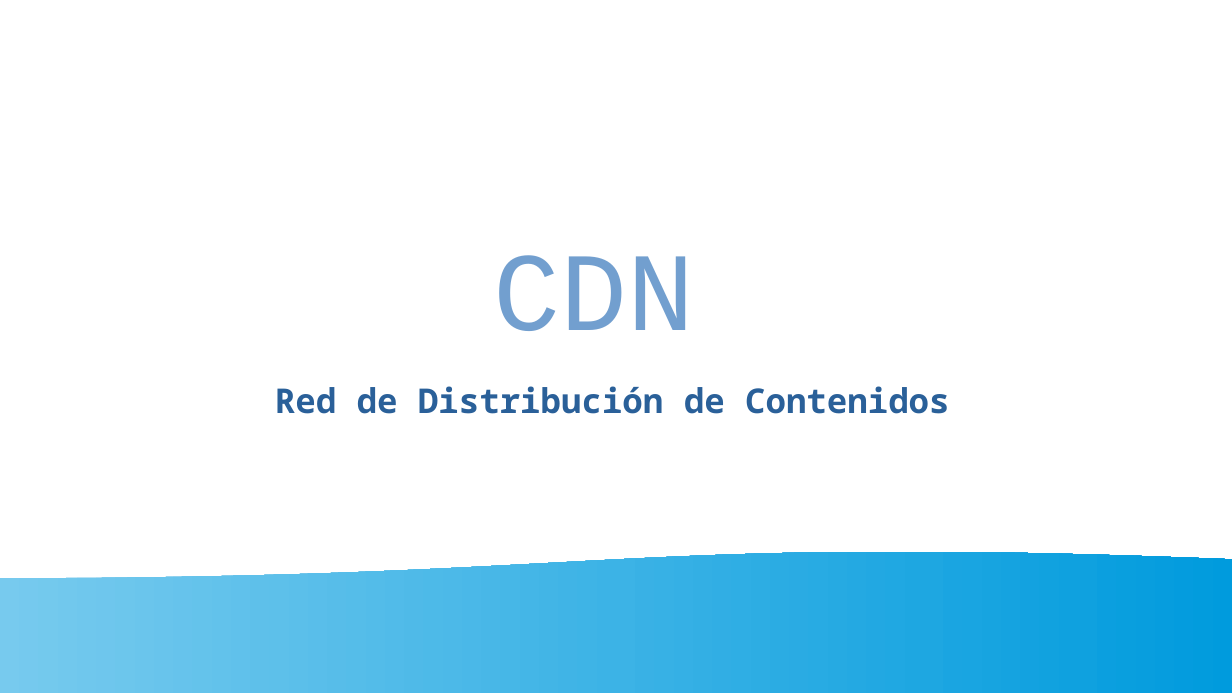
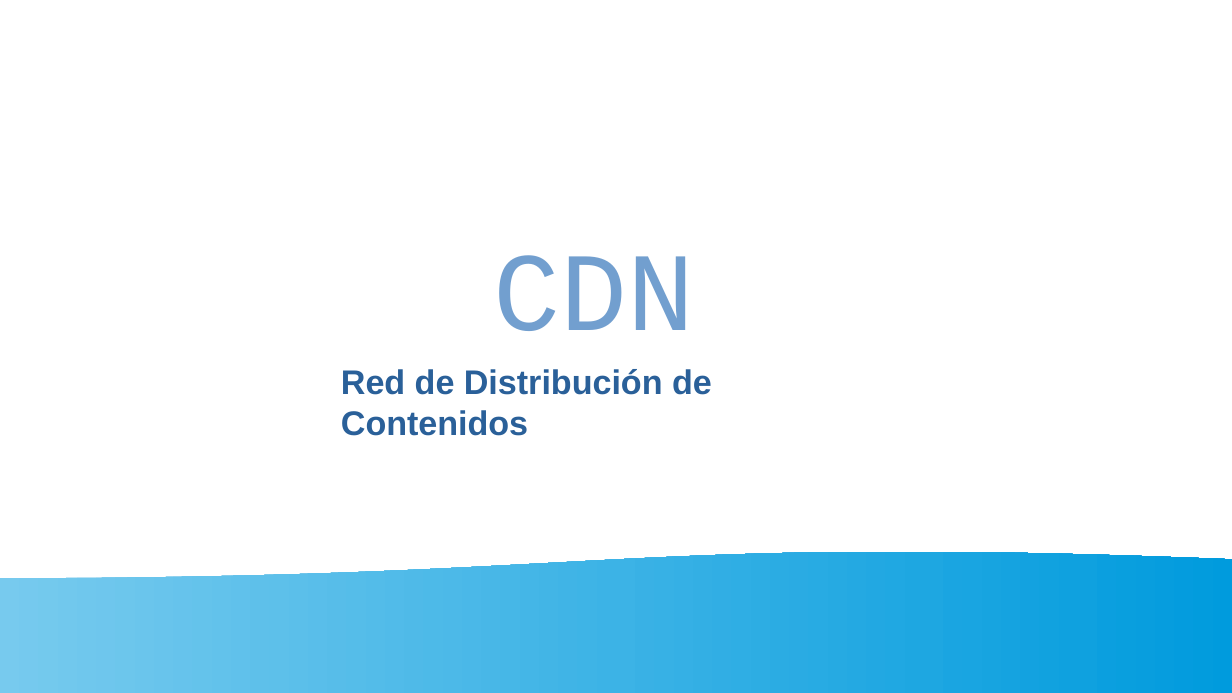
Before and after one commit to gaizkamg/HTML-CSS-Entregable, a slide deck: slide 1 of Presentacion/CDN.odp. Drawn at 1232x693 pixels with LibreOffice and Linux fonts; fonts in the diff are those of the drawing. Boxes give left, top, right and bottom in pixels: in the first picture for what was removed or moved away, otherwise in the second. Text is boxed around its words. In the diff, an @@ line names an element or a change of style, - is before the commit and + after.

```diff
--- a/Presentacion/CDN.odp
+++ b/Presentacion/CDN.odp
@@ text "Red de Distribución de Contenidos": place and size @@
-text "Red de Distribución de Contenidos" at <box>275,386,950,414</box>
+text "Red de Distribución de Contenidos" at <box>341,369,712,436</box>
@@ text "Red de Distribución de Contenidos" at <box>341,369,712,436</box>: font Noto Sans Mono to Arial @@
```
Also in this commit, not shown: 5 other files.
